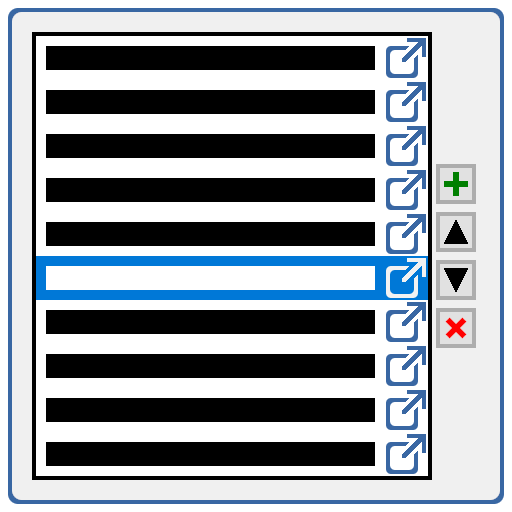
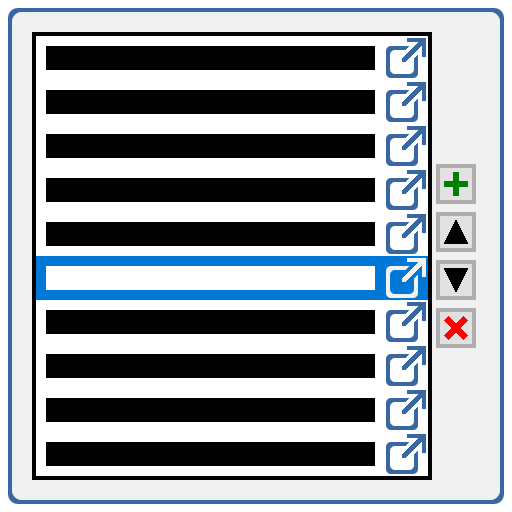
The second 512x512 image is a revision of the first. Changes to its layers:
added layer "Lineart" in group "Buttons" over <box>444,316,468,340</box>
painted on "X Button" over <box>444,316,468,340</box>
